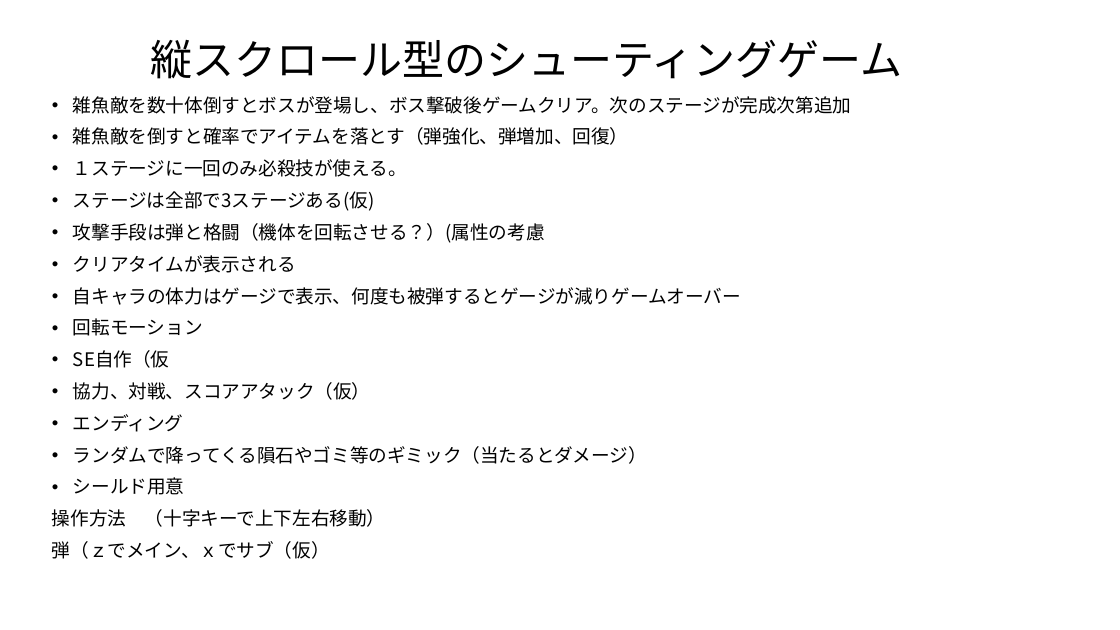
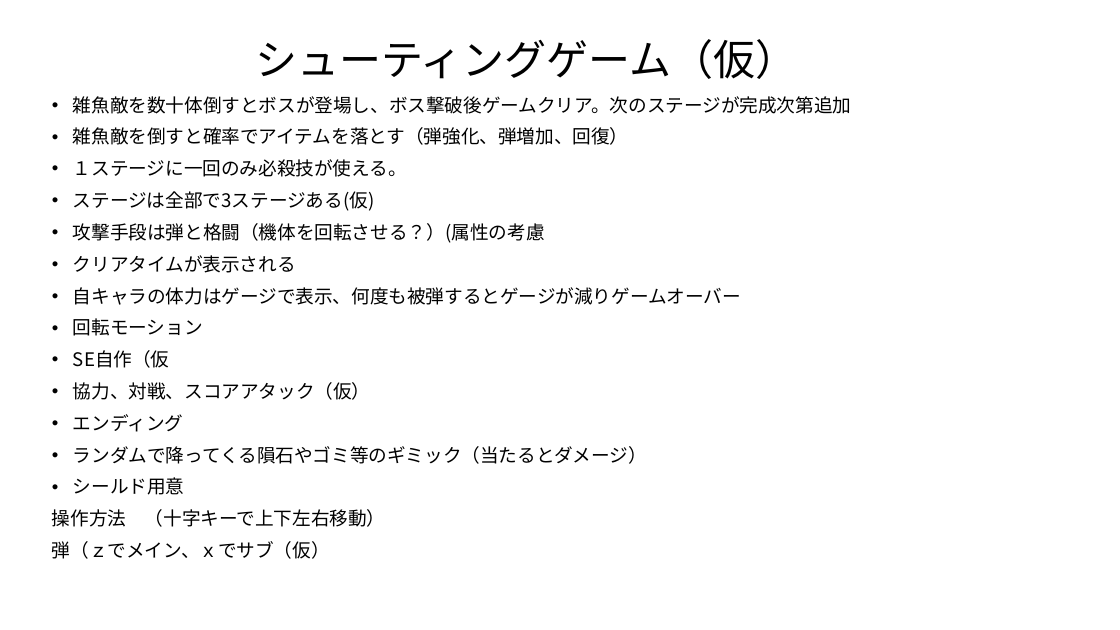
Before and after one commit to Tsubaki-mk5/potetomann, a slide deck: slide 1 of 企画.pptx. Drawn at 1120x630 pixels with LibreOffice and Linux fonts; fonts in the diff are those of the drawing. Boxes give left, top, right and bottom in pixels: in the first picture for what was removed or moved away, otherwise in the second. Text is boxed around its words. In the diff, an @@ line names an element or a change of style, - is before the commit and + after.

```diff
--- a/企画.pptx
+++ b/企画.pptx
@@ text at (255,39,797,79): text changed @@
-縦スクロール型のシューティングゲーム
+シューティングゲーム（仮）
```
Also in this commit, not shown: 1 other slide changed, 1 slide removed.
